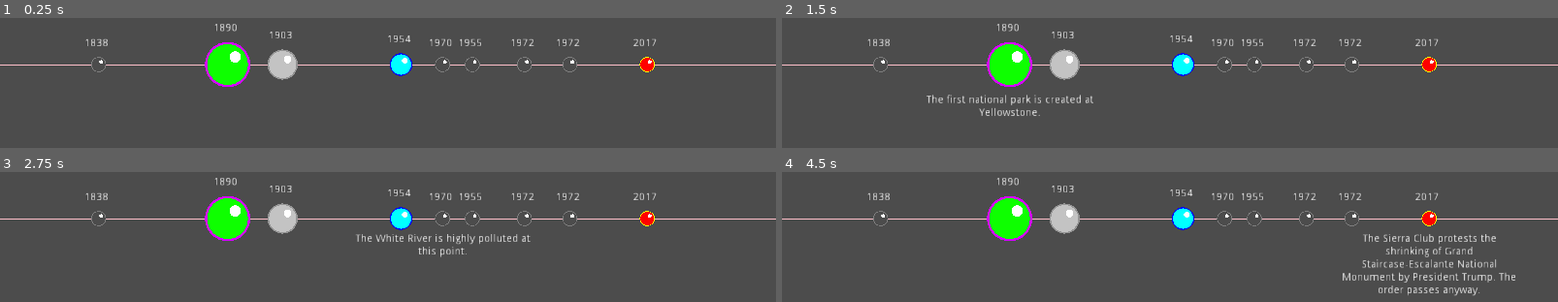
Above: before the commit, frames 1-4 (two rows, left to right).
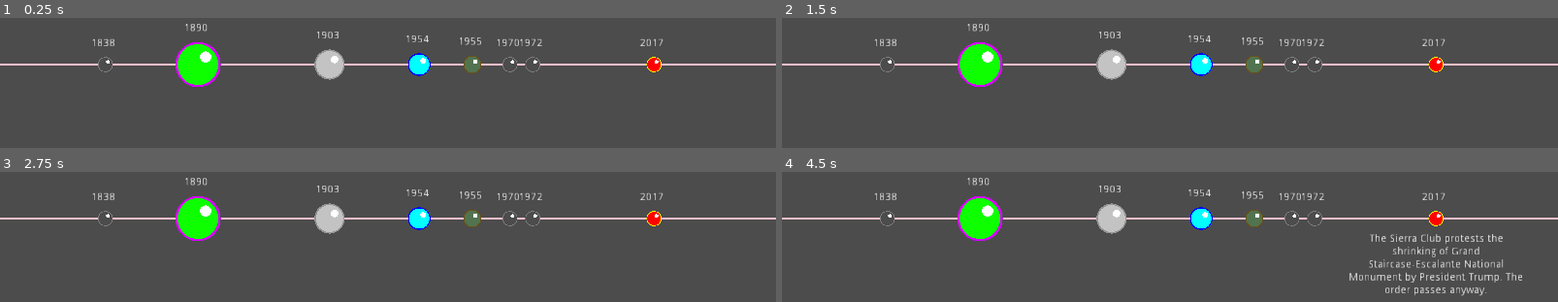
Above: after the commit, the same moments.

Repository: the-alex-g/Env_Science_Timeline
Game: Godot game, scene res://Timeline.tscn
The game is run twice, just before and just after one commit, with the same random seed, the same clock (stepped at 60 frames per second) and the same inputs.
Inputs (mouse positions are in pixels of both pictures, inside the frame that each line leads up to):
- Up to frame 1 (0.25 s): no input
- Up to frame 2 (1.5 s): tap Enter at 0.5 s; move the mouse to (1061, 64) at 0.52 s; tap Space at 1.25 s; move the mouse to (1007, 64) at 1.27 s
- Up to frame 3 (2.75 s): tap Enter at 2 s; move the mouse to (442, 218) at 2.02 s
- Up to frame 4 (4.5 s): tap Space at 2.75, 4.25 s; move the mouse to (1309, 218) at 2.77 s; tap Enter at 3.5 s; move the mouse to (1348, 218) at 3.52 s; move the mouse to (1426, 218) at 4.27 s

The runs differ from the first frame. In frame 1, 7.2% of the frame differs, in the area x 0-100%, y 4-53%; in frame 2, 7.8%; in frame 3, 7.8%; in frame 4, 9.7%, in the area x 0-100%, y 4-96%.

Commit message:
Fix collision shape resizing and duplicate nodes

Diff:
--- a/project/EventNode.gd
+++ b/project/EventNode.gd
@@ -29,7 +29,9 @@
 	_event_label.text = event
 	_event_label.visible = false
 	_year_label.margin_top = -node_radius-25
+	_click_area.shape = CircleShape2D.new()
 	_click_area.shape.radius = node_radius
+	_clear_area.shape = CircleShape2D.new()
 	_clear_area.shape.radius = node_radius*1.5
 	_event_label.margin_top = node_radius+10
 
@@ -53,6 +55,6 @@
 	var other_position := area.get_global_transform().origin
 	var self_position := get_global_transform().origin
 	if self_position.x-other_position.x > 0:
-		position.x += node_radius*2
+		position.x += node_radius*1.1
 	else:
-		position.x -= node_radius*2
+		position.x -= node_radius*1.1
--- a/project/EventNode.tscn
+++ b/project/EventNode.tscn
@@ -10,7 +10,6 @@
 
 [node name="EventNode" type="Node2D"]
 script = ExtResource( 1 )
-node_radius = 10.0
 node_color = Color( 0.298039, 0.298039, 0.298039, 1 )
 outline_color = Color( 0.494118, 0.494118, 0.494118, 1 )
 
--- a/project/Timeline.gd
+++ b/project/Timeline.gd
@@ -10,6 +10,7 @@
 export var line_position_y := 200
 export var line_color := Color.pink
 export var border_size := 150
+export var line_width := 3
 
 # variables
 var _ignore
@@ -21,17 +22,17 @@
 	var lowest_year := 3000
 	var highest_year := 0
 	_screen_size = get_viewport_rect().size
-	for time_node in get_children():
+	for time_node in $EventNodes.get_children():
 		time_node.position.y = line_position_y
 		if int(time_node.year) > highest_year:
 			highest_year = int(time_node.year)
 		if int(time_node.year) < lowest_year:
 			lowest_year = int(time_node.year)
-	for time_node in get_children():
+	for time_node in $EventNodes.get_children():
 		var year_as_float:float = (float(time_node.year)-lowest_year)/(highest_year-lowest_year)
 		var node_position:float = lerp(border_size, _screen_size.x-border_size, year_as_float)
 		time_node.position.x = node_position
 
 
 func _draw()->void:
-	draw_line(Vector2(0, line_position_y), Vector2(_screen_size.x, line_position_y), line_color)
+	draw_line(Vector2(0, line_position_y), Vector2(_screen_size.x, line_position_y), line_color, line_width)
--- a/project/Timeline.tscn
+++ b/project/Timeline.tscn
@@ -6,7 +6,9 @@
 [node name="Timeline" type="Node2D"]
 script = ExtResource( 1 )
 
-[node name="EventNode" parent="." instance=ExtResource( 2 )]
+[node name="EventNodes" type="Node2D" parent="."]
+
+[node name="EventNode" parent="EventNodes" instance=ExtResource( 2 )]
 position = Vector2( 534.207, 314.98 )
 year = "1903"
 event = "A wildlife refuge is established on Pelican Island, Florida."
@@ -14,7 +16,7 @@
 node_color = Color( 0.764706, 0.764706, 0.764706, 1 )
 outline_color = Color( 0.580392, 0.580392, 0.580392, 1 )
 
-[node name="EventNode2" parent="." instance=ExtResource( 2 )]
+[node name="EventNode2" parent="EventNodes" instance=ExtResource( 2 )]
 position = Vector2( 315.074, 334.263 )
 year = "1890"
 event = "The first national park is created at Yellowstone."
@@ -22,29 +24,24 @@
 node_color = Color( 0.054902, 1, 0, 1 )
 outline_color = Color( 0.827451, 0, 1, 1 )
 
-[node name="EventNode3" parent="." instance=ExtResource( 2 )]
+[node name="EventNode3" parent="EventNodes" instance=ExtResource( 2 )]
 position = Vector2( 172.208, 312.039 )
 year = "1970"
 event = "The White River is highly polluted at this point."
 
-[node name="EventNode4" parent="." instance=ExtResource( 2 )]
-position = Vector2( 324.598, 170.76 )
-year = "1972"
-event = "The Federal Water Pollution Control Act of 1948 was amended to give the government more power to control water pollutants"
-
-[node name="EventNode5" parent="." instance=ExtResource( 2 )]
+[node name="EventNode5" parent="EventNodes" instance=ExtResource( 2 )]
 position = Vector2( 180.938, 204.096 )
 year = "1972"
 event = "The Federal Water Pollution Control Act of 1948 was amended to give the government more power to control water pollutants"
 
-[node name="EventNode6" parent="." instance=ExtResource( 2 )]
+[node name="EventNode6" parent="EventNodes" instance=ExtResource( 2 )]
 position = Vector2( 476.195, 465.223 )
 year = "2017"
 event = "The Sierra Club protests the shrinking of Grand Staircase-Escalante National Monument by President Trump. The order passes anyway."
 node_color = Color( 1, 0, 0, 1 )
 outline_color = Color( 1, 1, 0, 1 )
 
-[node name="EventNode7" parent="." instance=ExtResource( 2 )]
+[node name="EventNode7" parent="EventNodes" instance=ExtResource( 2 )]
 position = Vector2( 425.398, 222.351 )
 year = "1954"
 event = "The solar panel is invented by Daryl Chapin, Clavin Fuller, and Gerald Pearson."
@@ -52,12 +49,15 @@
 node_color = Color( 0, 1, 1, 1 )
 outline_color = Color( 0, 0, 1, 1 )
 
-[node name="EventNode8" parent="." instance=ExtResource( 2 )]
+[node name="EventNode8" parent="EventNodes" instance=ExtResource( 2 )]
 position = Vector2( 734.941, 279.497 )
 year = "1955"
 event = "The Outdoor Code appears in print for the first time in the Boy Scout Handbook."
+node_radius = 12.0
+node_color = Color( 0.321569, 0.45098, 0.313726, 1 )
+outline_color = Color( 0.415686, 0.313726, 0.0823529, 1 )
 
-[node name="EventNode9" parent="." instance=ExtResource( 2 )]
+[node name="EventNode9" parent="EventNodes" instance=ExtResource( 2 )]
 position = Vector2( 734.941, 279.497 )
 year = "1838"
 event = "John Muir is born. He will later be instrumental in the formation of Yosemite National Park."
--- a/project/project.godot
+++ b/project/project.godot
@@ -20,7 +20,7 @@
 
 [application]
 
-config/name="NewProject"
+config/name="Env Timeline"
 run/main_scene="res://Timeline.tscn"
 config/icon="res://icon.png"
 
